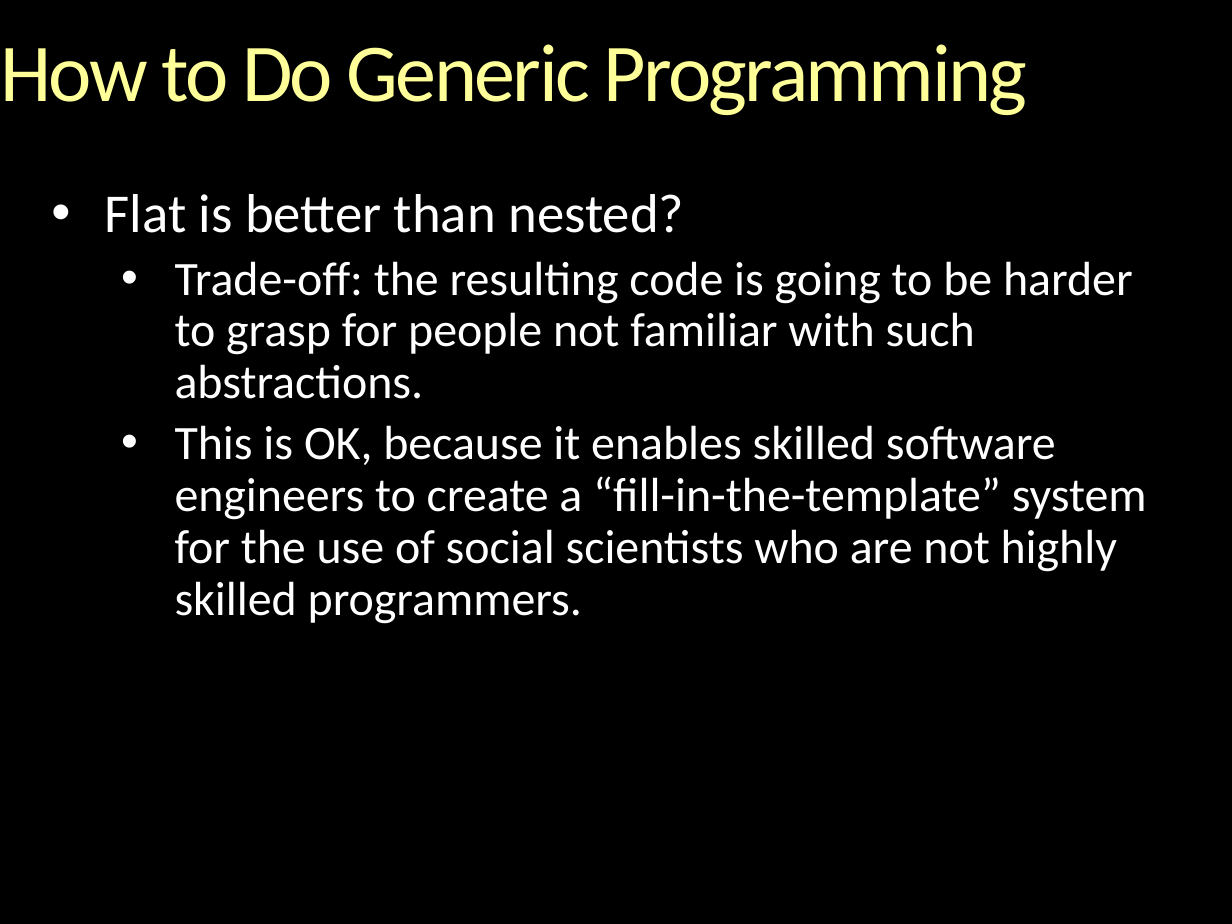
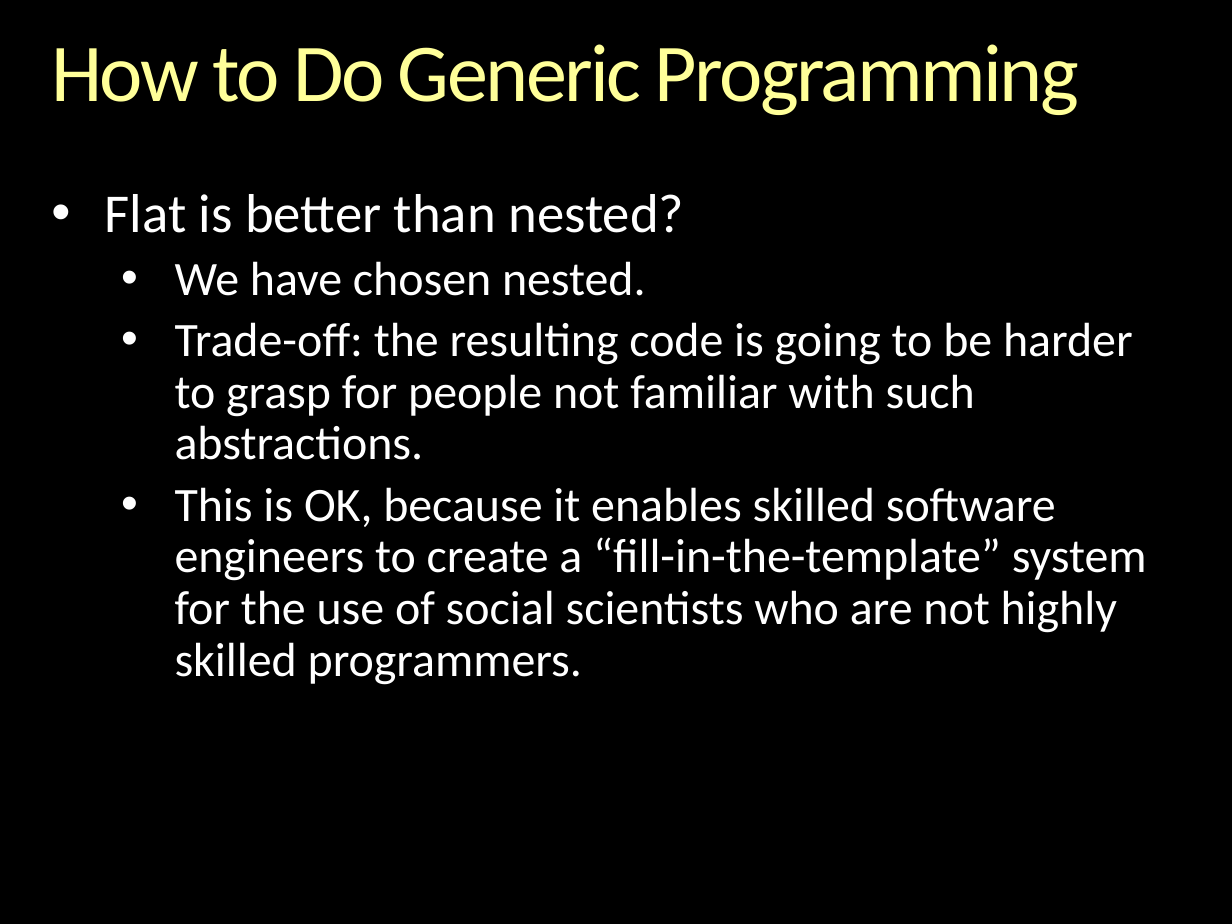
Before and after one commit to gcallah/indras_net, a slide deck: slide 22 of docs/GenericProgrammingAndABM.pptx (slide 19 before the commit). Drawn at 1232x924 pixels with LibreOffice and Linux fonts; fonts in the diff are those of the drawing; background and template pictures are left out. Boxes give left, top, right and bottom in pixels: in the first picture for what was removed or moved away, otherwise in the second. Text is boxed around its words. In the diff, an @@ line names an element or a change of style, - is before the commit and + after.

```diff
--- a/docs/GenericProgrammingAndABM.pptx
+++ b/docs/GenericProgrammingAndABM.pptx
@@ title "How to Do Generic Programming" moved from (x1=0, y1=44, x2=1028, y2=115) to (x1=51, y1=44, x2=1079, y2=115) @@
@@ text at (x1=175, y1=261, x2=646, y2=296): paragraph added @@
+  • We have chosen nested.
```
Also in this commit, not shown: 5 other slides changed, 4 slides added, 3 slides removed.
